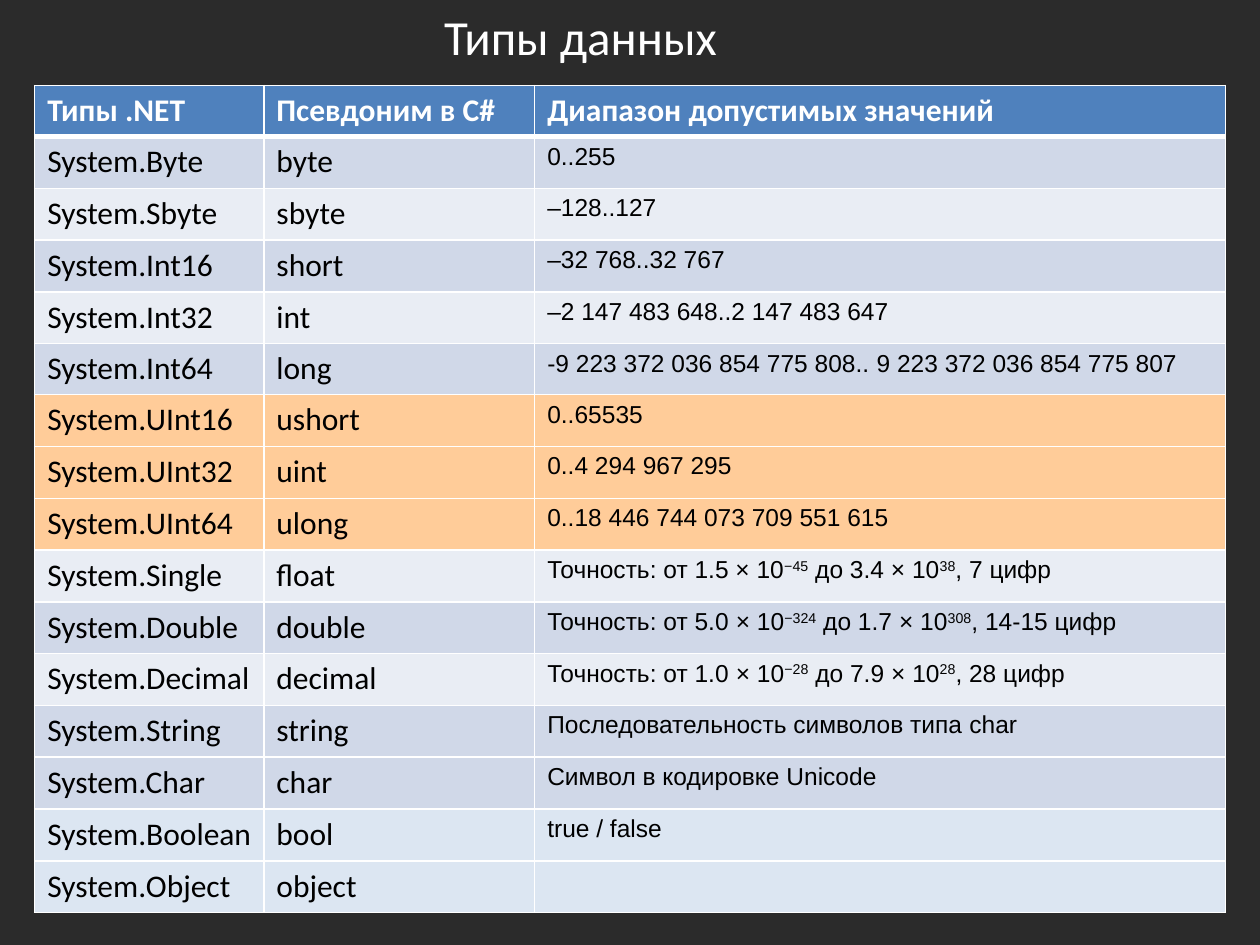
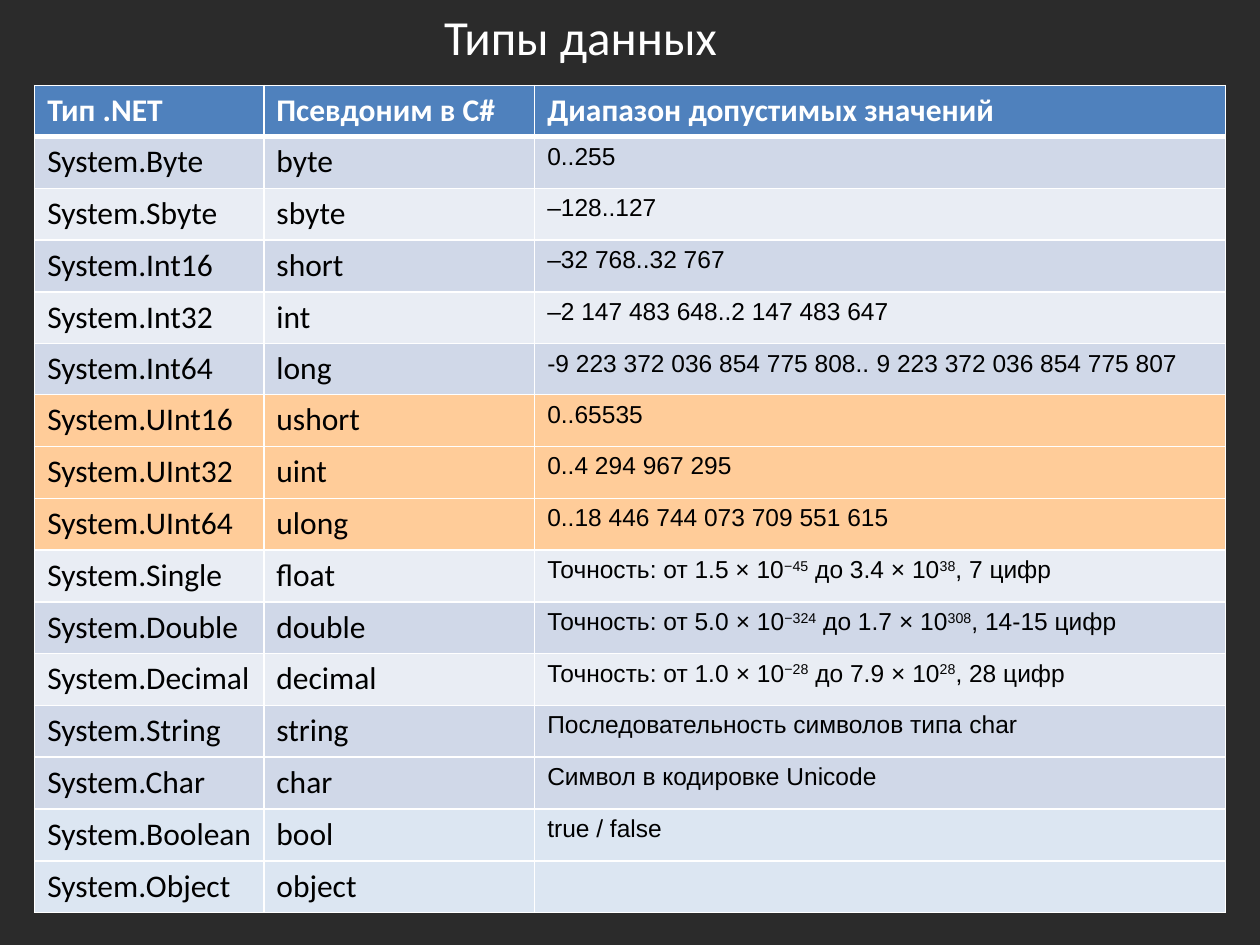
Before and after one commit to bazile/Training, a slide deck: slide 18 of Presentation/lesson-01.pptx. Drawn at 1260x945 pixels with LibreOffice and Linux fonts; fonts in the diff are those of the drawing; background and template pictures are left out; a plain dark background stands for a picture behind light text. Boxes give left, top, right and bottom in pixels: in the first picture for what was removed or moved away, otherwise in the second. Text is boxed around its words. In the diff, an @@ line names an element or a change of style, - is before the commit and + after.

```diff
--- a/Presentation/lesson-01.pptx
+++ b/Presentation/lesson-01.pptx
@@ table at <box>35,86,1226,912</box> @@
-row 1, column 1: Типы .NET
+row 1, column 1: Тип .NET
```
Also in this commit, not shown: 1 other slide changed, 1 slide added.
